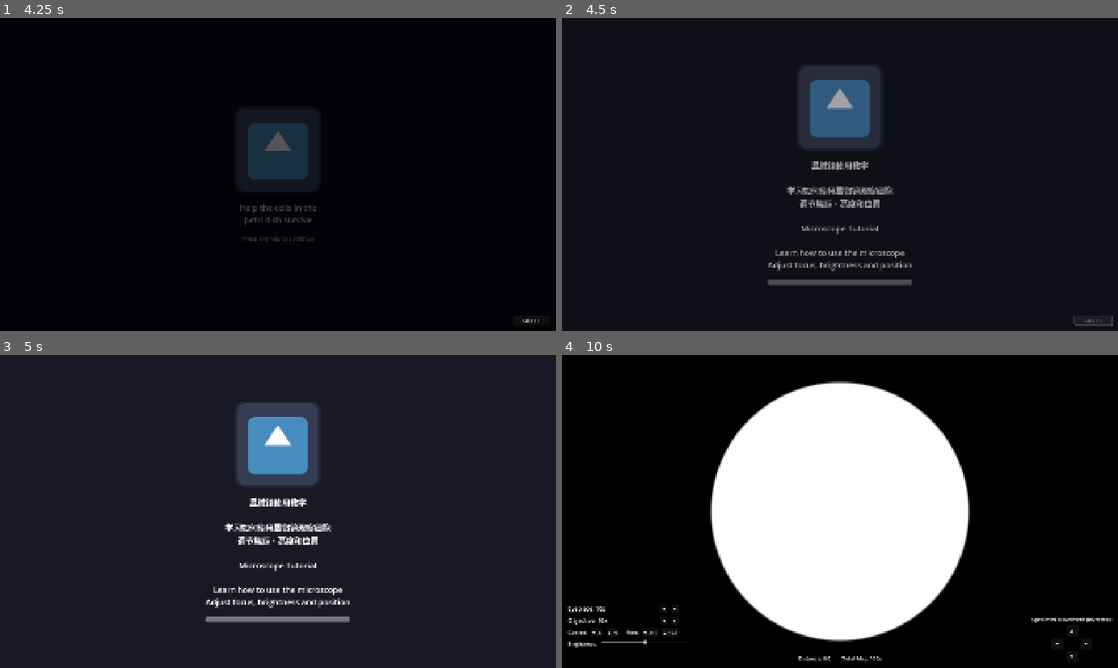
Above: before the commit, frames 1-4 (two rows, left to right).
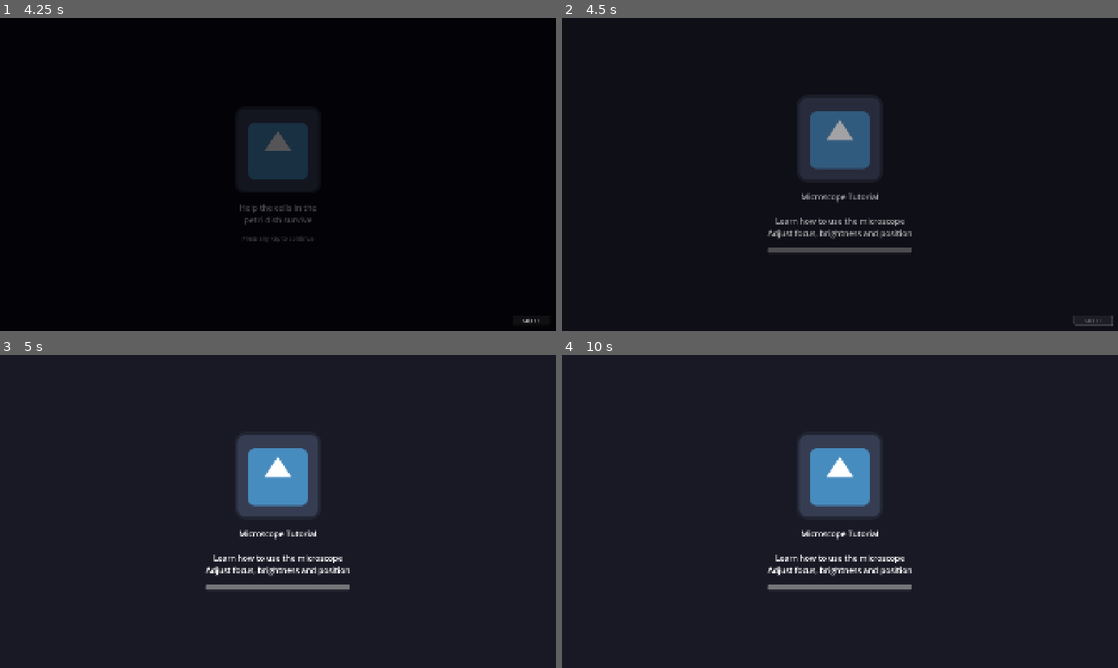
Above: after the commit, the same moments.

Repository: liup215/UnchartedLife
Game: Godot game, scene res://ui/main_menu/main_menu.tscn
The game is run twice, just before and just after one commit, with the same random seed, the same clock (stepped at 60 frames per second) and the same inputs. The engine's default icon, where the game draws it, is replaced by a stand-in: a white triangle on a blue panel in a dark square.
Inputs (mouse positions are in pixels of both pictures, inside the frame that each line leads up to):
- Up to frame 1 (4.25 s): click "New Game" at 0.5 s; click (278, 115) at 1.27 s; type "12" at 1.35 s; click "Normal" at 2 s; click "Normal" at 2.75 s; click "Start Game" at 3.5 s
- Up to frame 2 (4.5 s): click "Skip >>" at 4.25 s
- Up to frame 3 (5 s): no input
- Up to frame 4 (10 s): click "Skip >>" at 5 s; tap Enter (ui_accept) at 5.75, 6.02, 6.5, 6.77, 7.25, 8, 8.27, 8.75, 9.02, 9.5, 9.77 s; move the mouse to (962, 495) at 5.77 s; hold D (turn_right) 5.78-6.53 s; tap Space (dodge) at 5.85, 9.6 s; click (962, 495) at 5.92 s; move the mouse to (728, 527) at 6.52 s; hold S (move_backward) 6.53-7.28 s; tap E (enter_vehicle) at 6.6 s; move the mouse to (895, 442) at 7.27 s; hold D (turn_right) 7.28-8.03 s; right-click (895, 442) at 7.35 s; move the mouse to (812, 574) at 8.02 s; hold W (move_forward) 8.03-8.78 s; click (812, 574) at 8.1 s; move the mouse to (1006, 558) at 8.77 s; hold Shift (shift) 8.78-9.53 s; hold A (turn_left) from 8.78 s (still down); move the mouse to (673, 464) at 9.52 s

Frame 1 is identical in both runs. In frame 2, 6.8% of the frame differs, in the area x 36-63%, y 15-86%; in frame 3, 7.1%; in frame 4, 99%, in the area x 0-100%, y 0-100%.

Commit message:
refactor: update microscope introduction text and loading screen display duration

Diff:
--- a/scenes/story/opening/opening_animation.gd
+++ b/scenes/story/opening/opening_animation.gd
@@ -70,7 +70,7 @@
 
 	# Load the game icon for loading screen
 	var microscope_image: Texture2D = load("res://icon.svg")
-	var microscope_intro_text: String = "显微镜使用教学\n\n学习如何使用显微镜观察细胞\n调节焦距、亮度和位置\n\nMicroscope Tutorial\n\nLearn how to use the microscope\nAdjust focus, brightness and position"
+	var microscope_intro_text: String = "Microscope Tutorial\n\nLearn how to use the microscope\nAdjust focus, brightness and position"
 
 	# Use SceneManager to load prologue scene with custom content
 	SceneManager.load_scene_with_progress(
--- a/systems/scene_manager.gd
+++ b/systems/scene_manager.gd
@@ -83,12 +83,12 @@
 func load_scene_with_progress(scene_path: String, custom_image: Texture2D = null, custom_text: String = "") -> void:
 	"""Load a scene with progress display"""
 	# Show loading screen
-	var text = custom_text if custom_text else "加载场景中... / Loading scene..."
+	var text = custom_text if custom_text else "Loading scene..."
 	show_loading_screen(custom_image, text)
 
 	# Track start time to enforce minimum display duration
 	var start_time: float = Time.get_ticks_msec() / 1000.0
-	const MIN_DISPLAY_TIME: float = 5.0  # Minimum 5 seconds display time
+	const MIN_DISPLAY_TIME: float = 10.0  # Minimum 5 seconds display time
 
 	# Start loading scene
 	var loader = ResourceLoader.load_threaded_request(scene_path)
